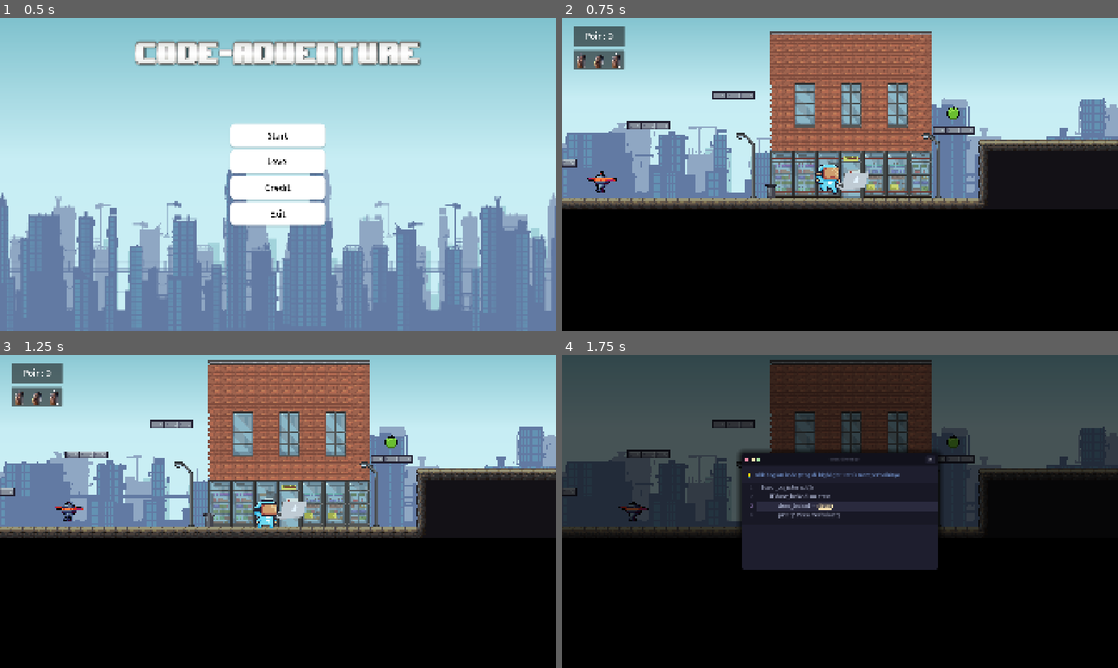
Above: before the commit, frames 1-4 (two rows, left to right).
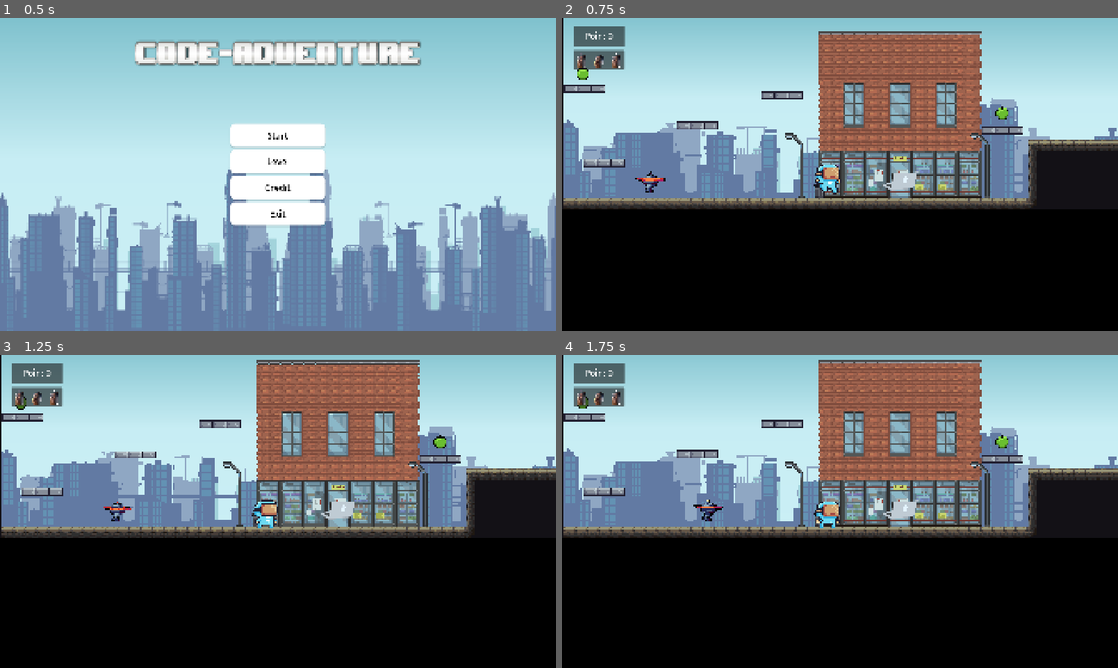
Above: after the commit, the same moments.

Repository: WanaRB/code-adventure
Game: Godot game, scene res://scenes/Tampilan/main_menu.tscn
Same seed, same stepped clock (60 frames per second), same inputs: the game is played once before the commit and once after it. Sound files missing from this copy of the repository are replaced by a short silence.
Inputs:
- Up to frame 1 (0.5 s): no input
- Up to frame 2 (0.75 s): click "Start" at 0.5 s
- Up to frame 3 (1.25 s): no input
- Up to frame 4 (1.75 s): hold E (interact) from 1.28 s (still down)

Frame 1 is identical in both runs. In frame 2, 22% of the frame differs, in the area x 0-100%, y 0-61%; in frame 3, 21%; in frame 4, 58%, in the area x 0-100%, y 0-69%.

Commit message:
ttatastatastat

Diff:
--- a/scenes/Tampilan/level_1.tscn
+++ b/scenes/Tampilan/level_1.tscn
@@ -1164,7 +1164,7 @@
 [node name="Character" type="Node" parent="." unique_id=386953154]
 
 [node name="jikri" parent="Character" unique_id=2066080324 instance=ExtResource("5_036b0")]
-position = Vector2(768, 48)
+position = Vector2(600, 48)
 script = ExtResource("6_dwbse")
 metadata/_edit_group_ = true
 
